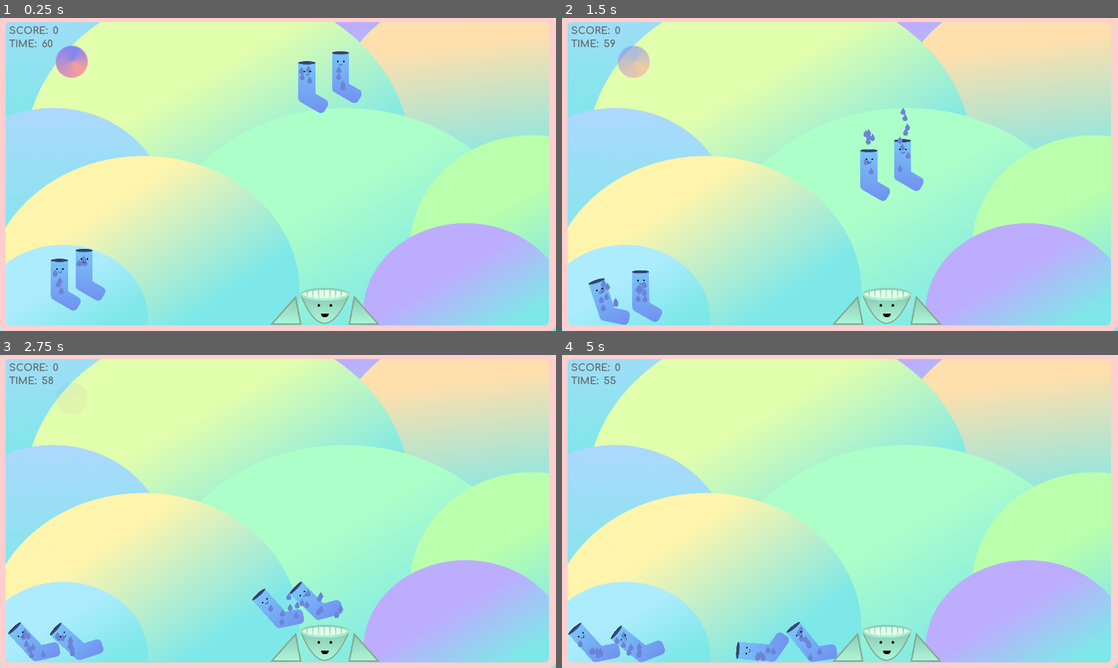
Above: before the commit, frames 1-4 (two rows, left to right).
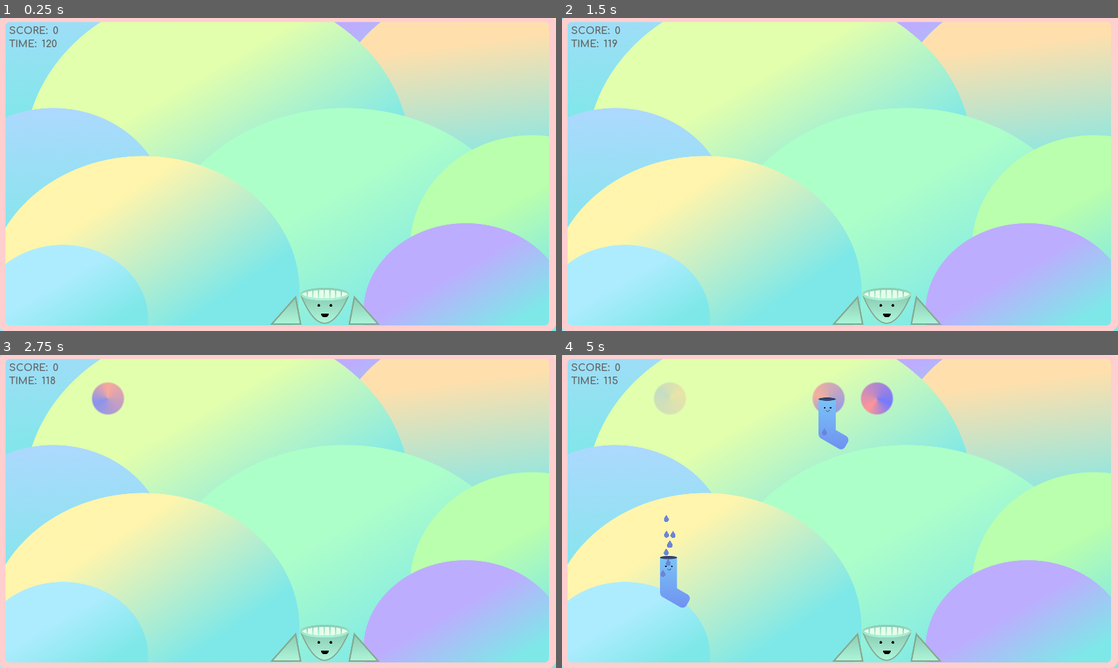
Above: after the commit, the same moments.

Repository: Dexterminator/solemates
Game: Godot game, scene res://Scenes/Main/Main.tscn
Same seed, same stepped clock (60 frames per second), same inputs: the game is played once before the commit and once after it.
Inputs:
- Up to frame 1 (0.25 s): no input
- Up to frame 2 (1.5 s): no input
- Up to frame 3 (2.75 s): no input
- Up to frame 4 (5 s): no input

The runs differ from the first frame. In frame 1, 2.7% of the frame differs, in the area x 7-65%, y 6-94%; in frame 2, 2.8%; in frame 3, 2.7%; in frame 4, 4.6%, in the area x 1-60%, y 6-99%.

Commit message:
Add continuous spawn

Diff:
--- a/Entities/Fan/Default.gd
+++ b/Entities/Fan/Default.gd
@@ -19,6 +19,7 @@
 				var force = max_force - max_force * (dist / max_sock_dist)
 				body.dry(Vector2.UP.rotated(owner.fan_hitbox.get_parent().rotation) * force)
 		owner.fan_paricles.set_emitting(true)
+		owner.fan_paricles.set_visible(true)
 		owner.eyes.set_animation("fanning")
 		owner.mouth.set_animation("fanning")
 		speed = 100
@@ -29,5 +30,6 @@
 				body.stop_drying()
 	else:
 		owner.fan_paricles.set_emitting(false)
+		owner.fan_paricles.set_visible(false)
 		owner.eyes.set_animation("default")
 		owner.mouth.set_animation("default")
--- a/Entities/Sock/Common.gd
+++ b/Entities/Sock/Common.gd
@@ -1,7 +1,7 @@
 extends Node
 
 var decay = 60
-var max_force = 300
+var max_force = 500
 
 func handle_forces():
 	var force = owner.get_applied_force()
@@ -10,5 +10,5 @@
 	owner.set_applied_force(Vector2(x, y))
 	if owner.linear_velocity.length() > 500:
 		owner.mouth.set_animation("surprised")
-	else:
+	elif owner.mouth.get_animation() != "happy" or owner.state_machine.current_state_name == "dry":
 		owner.mouth.set_animation("default")
--- a/Entities/Sock/Default.gd
+++ b/Entities/Sock/Default.gd
@@ -1,14 +1,14 @@
 extends "res://Entities/Sock/sock_state.gd"
 
-const initial_wet_hp = 100.0
+const initial_wet_hp = 150.0
 var wet_hp = initial_wet_hp
 
-func _get_alpha():
+func _get_blue():
 	var hp_ratio = wet_hp / initial_wet_hp
 	return 0.3 + 0.5 - hp_ratio * 0.3
 
 func enter(_data):
-	owner.sprite.modulate = Color(_get_alpha(), 1, 1)
+	owner.sprite.modulate = Color(_get_blue(), 1, 1)
 
 func update(_delta):
 	owner.common.handle_forces()
@@ -19,7 +19,7 @@
 	owner.wet_particles.set_emitting(false)
 	owner.drying_particles.set_emitting(true)
 	wet_hp -= 1
-	owner.sprite.modulate = Color(_get_alpha(),  1 ,1)
+	owner.sprite.modulate = Color(_get_blue(),  1 ,1)
 	if wet_hp <= 0:
 		emit_signal("transition", "dry", null)
 
--- a/Entities/WarpGate/WarpGate.gd
+++ b/Entities/WarpGate/WarpGate.gd
@@ -1,10 +1,11 @@
-extends Sprite
+extends Node2D
 
 var tween
 onready var sock_spawn = $SockSpawn
+onready var sprite = $Sprite
 
 func _process(delta):
-	rotation += 20 * delta
+	sprite.rotation += 20 * delta
 
 func _on_tween_completed():
 	queue_free()
@@ -12,8 +13,8 @@
 func _ready():
 	tween = Tween.new()
 	add_child(tween)
-	tween.interpolate_property(self, "modulate",
-	  Color(1, 1, 1, 1), Color(1, 1, 1, 0), 3.0,
+	tween.interpolate_property(sprite, "modulate",
+	  Color(1, 1, 1, 1), Color(1, 1, 1, 0), 4.0,
 	  Tween.TRANS_LINEAR, Tween.EASE_OUT)
 	tween.start()
 	tween.connect("tween_completed", self, "_on_tween_completed")
--- a/Entities/WarpGate/WarpGate.tscn
+++ b/Entities/WarpGate/WarpGate.tscn
@@ -3,9 +3,11 @@
 [ext_resource path="res://Assets/warp_gate.png" type="Texture" id=1]
 [ext_resource path="res://Entities/WarpGate/WarpGate.gd" type="Script" id=2]
 
-[node name="WarpGate" type="Sprite"]
-texture = ExtResource( 1 )
+[node name="WarpGate" type="Node2D"]
 script = ExtResource( 2 )
 
 [node name="SockSpawn" type="Position2D" parent="."]
-position = Vector2( 0, 46 )
+position = Vector2( 0.801147, 52.3891 )
+
+[node name="Sprite" type="Sprite" parent="."]
+texture = ExtResource( 1 )
--- a/Scenes/Main/Main.gd
+++ b/Scenes/Main/Main.gd
@@ -1,25 +1,46 @@
 extends Node2D
+
+const initial_game_time = 120
 var score = 0
-var game_time = 60
+var game_time = initial_game_time
+var sock_count = 0
 onready var shake_camera = $ShakeCamera2D
 onready var gui = $GUI
+onready var screen_size =  get_viewport_rect().size
+onready var spawn_timer = $SpawnTimer
+const WarpGate = preload("res://Entities/WarpGate/WarpGate.tscn")
+const Sock = preload("res://Entities/Sock/Sock.tscn")
 
 func _ready():
 	gui.set_time(game_time)
 
 func _on_Sock_matched():
-	shake_camera.add_trauma(0.3)
+	shake_camera.add_trauma(0.5)
 	score += 100
 	gui.set_score(score)
+	sock_count -= 2
 
 func _on_Sock_dried():
-	shake_camera.add_trauma(0.2)
+	shake_camera.add_trauma(0.3)
 	score += 10
 	gui.set_score(score)
-
-func _physics_process(delta):
-	pass
 
 func _on_Ticker_timeout():
 	game_time -= 1
 	gui.set_time(game_time)
+
+func _on_SpawnTimer_timeout():
+	var x = rand_range(30, screen_size.x - 30)
+	var warp_gate = WarpGate.instance()
+	add_child(warp_gate)
+	warp_gate.global_position.x = x
+	warp_gate.global_position.y = 100
+	yield(get_tree().create_timer(1), "timeout")
+	var sock = Sock.instance()
+	add_child(sock)
+	sock.global_position = warp_gate.sock_spawn.global_position
+	sock.connect("matched", self, "_on_Sock_matched")
+	sock.connect("dried", self, "_on_Sock_dried")
+	var wait_time = min(sock_count * 0.5 + 1, 6)
+	spawn_timer.set_wait_time(wait_time)
+	sock_count += 1
--- a/Scenes/Main/Main.tscn
+++ b/Scenes/Main/Main.tscn
@@ -1,18 +1,20 @@
-[gd_scene load_steps=9 format=2]
+[gd_scene load_steps=7 format=2]
 
 [ext_resource path="res://Entities/Walls.tscn" type="PackedScene" id=1]
-[ext_resource path="res://Entities/Sock/Sock.tscn" type="PackedScene" id=2]
 [ext_resource path="res://Assets/background.png" type="Texture" id=3]
 [ext_resource path="res://Entities/Fan/Fan.tscn" type="PackedScene" id=4]
 [ext_resource path="res://Scenes/Main/Main.gd" type="Script" id=5]
 [ext_resource path="res://Helpers/ShakeCamera2D.tscn" type="PackedScene" id=6]
 [ext_resource path="res://Helpers/GUI.tscn" type="PackedScene" id=7]
-[ext_resource path="res://Entities/WarpGate/WarpGate.tscn" type="PackedScene" id=8]
 
 [node name="Main" type="Node2D"]
 script = ExtResource( 5 )
 
 [node name="Ticker" type="Timer" parent="."]
+autostart = true
+
+[node name="SpawnTimer" type="Timer" parent="."]
+wait_time = 2.0
 autostart = true
 
 [node name="ShakeCamera2D" parent="." instance=ExtResource( 6 )]
@@ -27,18 +29,6 @@
 
 [node name="Walls" parent="." instance=ExtResource( 1 )]
 
-[node name="Sock" parent="." instance=ExtResource( 2 )]
-position = Vector2( 787.85, 125.515 )
-
-[node name="Sock2" parent="." instance=ExtResource( 2 )]
-position = Vector2( 710.668, 148.343 )
-
-[node name="Sock3" parent="." instance=ExtResource( 2 )]
-position = Vector2( 141.046, 602.737 )
-
-[node name="Sock4" parent="." instance=ExtResource( 2 )]
-position = Vector2( 197.573, 579.909 )
-
 [node name="Sprite" parent="." instance=ExtResource( 4 )]
 position = Vector2( 748.174, 672.199 )
 
@@ -47,15 +37,5 @@
 margin_top = 17.0
 margin_right = 183.0
 margin_bottom = 57.0
-
-[node name="WarpGate" parent="GUI" instance=ExtResource( 8 )]
-position = Vector2( 144.175, 83.743 )
 [connection signal="timeout" from="Ticker" to="." method="_on_Ticker_timeout"]
-[connection signal="dried" from="Sock" to="." method="_on_Sock_dried"]
-[connection signal="matched" from="Sock" to="." method="_on_Sock_matched"]
-[connection signal="dried" from="Sock2" to="." method="_on_Sock_dried"]
-[connection signal="matched" from="Sock2" to="." method="_on_Sock_matched"]
-[connection signal="dried" from="Sock3" to="." method="_on_Sock_dried"]
-[connection signal="matched" from="Sock3" to="." method="_on_Sock_matched"]
-[connection signal="dried" from="Sock4" to="." method="_on_Sock_dried"]
-[connection signal="matched" from="Sock4" to="." method="_on_Sock_matched"]
+[connection signal="timeout" from="SpawnTimer" to="." method="_on_SpawnTimer_timeout"]
